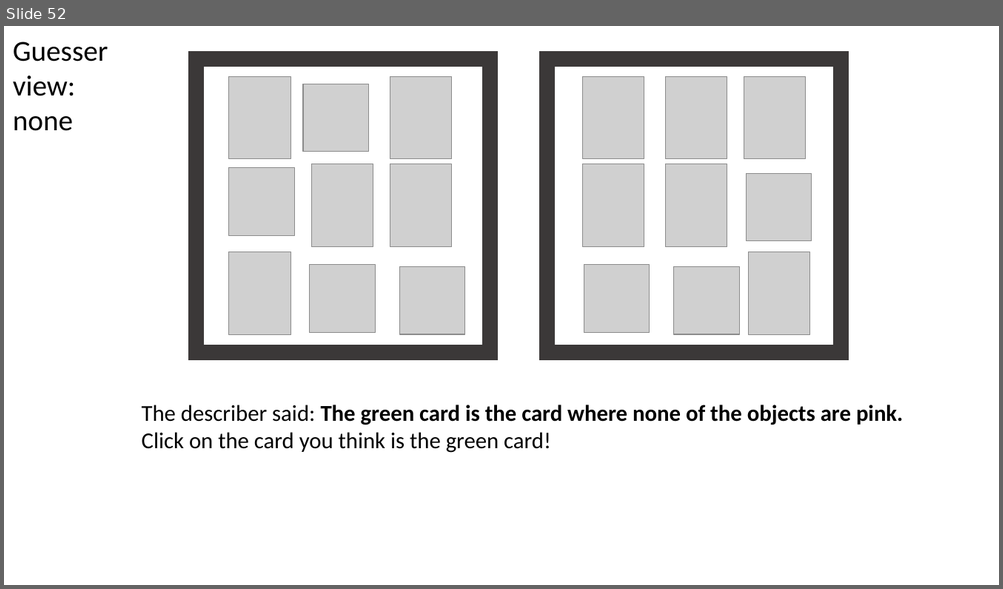
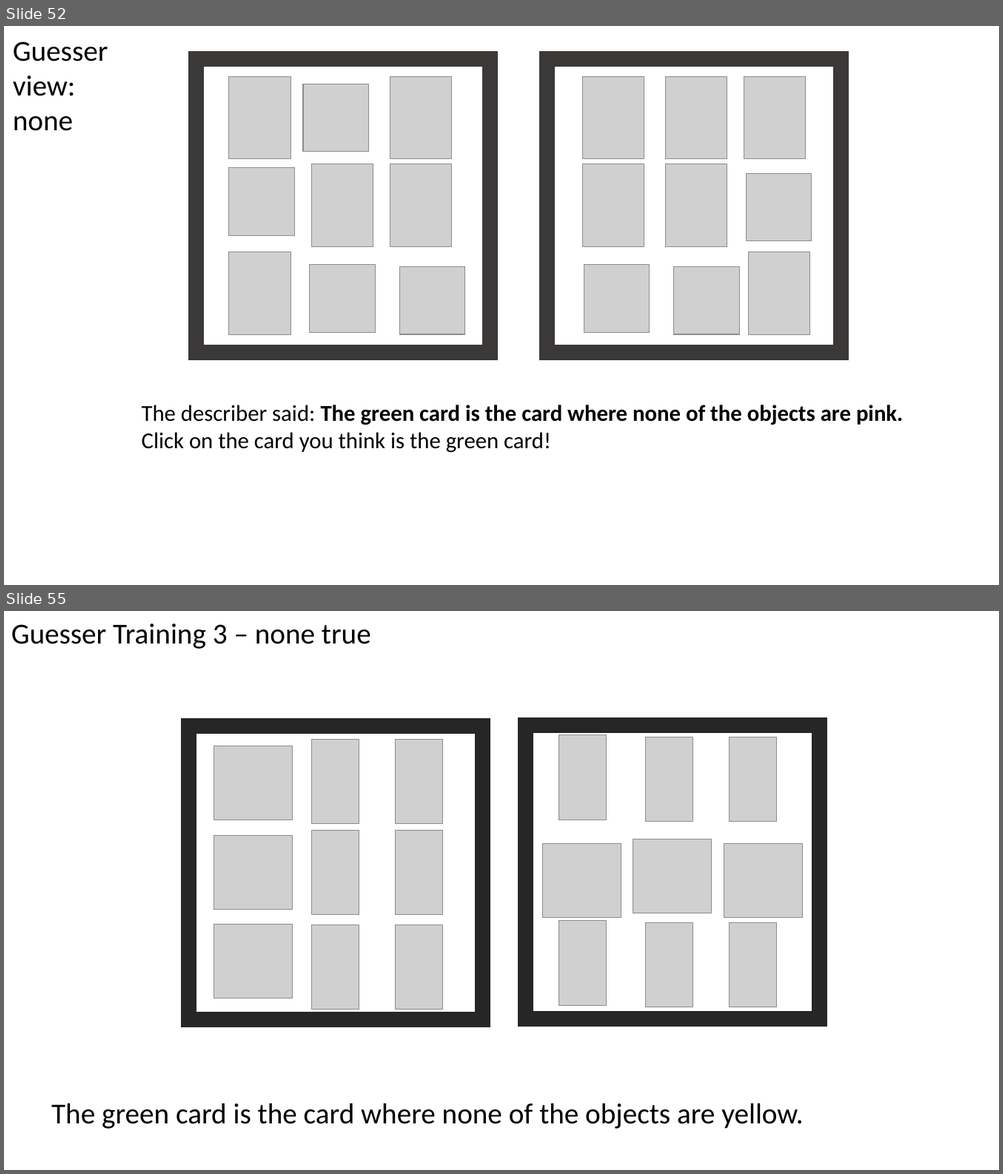
Before and after one commit to michael-franke/misleading_with_underinfo, a slide deck: experiments/06_sentence_select_with_training/images/items.pptx. Shown one above the other, each under a label of ours: slide 52 before the commit, slides 52 and 55 after it; the slides between them are not shown. The pictures are 1003x589 and 1003x1174 pixels, drawn with LibreOffice and Linux fonts; fonts in the diff are those of the drawing; grey boxes stand for pictures. Boxes give left, top, right and bottom in pixels: in the first picture for what was removed or moved away, otherwise in the second. Text is boxed around its words. In the diff, an @@ line names an element or a change of style, - is before the commit and + after.

Commit message:
V06 started guesser trial rounds

```diff
--- a/experiments/06_sentence_select_with_training/images/items.pptx
+++ b/experiments/06_sentence_select_with_training/images/items.pptx
@@ slide 55 added at (x1=4, y1=611, x2=999, y2=1170), background #FFFFFF @@
@@ text added at (x1=11, y1=624, x2=371, y2=649), 28 pt, text #000000 @@
+Guesser Training 3 – none true
@@ rectangle added at (x1=188, y1=726, x2=482, y2=1020), outline #262626 15 pt @@
@@ picture added at (x1=312, y1=739, x2=359, y2=824) @@
@@ picture added at (x1=395, y1=739, x2=443, y2=824) @@
@@ rectangle added at (x1=526, y1=726, x2=819, y2=1020), outline #262626 15 pt @@
@@ picture added at (x1=559, y1=735, x2=606, y2=820) @@
@@ picture added at (x1=646, y1=737, x2=693, y2=822) @@
@@ picture added at (x1=729, y1=737, x2=777, y2=822) @@
@@ picture added at (x1=214, y1=746, x2=293, y2=820) @@
@@ picture added at (x1=312, y1=830, x2=359, y2=915) @@
@@ picture added at (x1=395, y1=830, x2=443, y2=915) @@
@@ picture added at (x1=214, y1=835, x2=293, y2=909) @@
@@ picture added at (x1=543, y1=844, x2=621, y2=917) @@
@@ picture added at (x1=633, y1=840, x2=711, y2=913) @@
@@ picture added at (x1=724, y1=844, x2=802, y2=917) @@
@@ picture added at (x1=559, y1=920, x2=606, y2=1005) @@
@@ picture added at (x1=214, y1=924, x2=293, y2=998) @@
@@ picture added at (x1=312, y1=925, x2=359, y2=1010) @@
@@ picture added at (x1=395, y1=925, x2=443, y2=1010) @@
@@ picture added at (x1=646, y1=923, x2=693, y2=1008) @@
@@ picture added at (x1=729, y1=923, x2=777, y2=1008) @@
@@ text added at (x1=51, y1=1103, x2=802, y2=1129), 28 pt, text #000000 @@
+The green card is the card where none of the objects are yellow.
```
Also in this commit, not shown: 3 other slides added, 12 other files.
